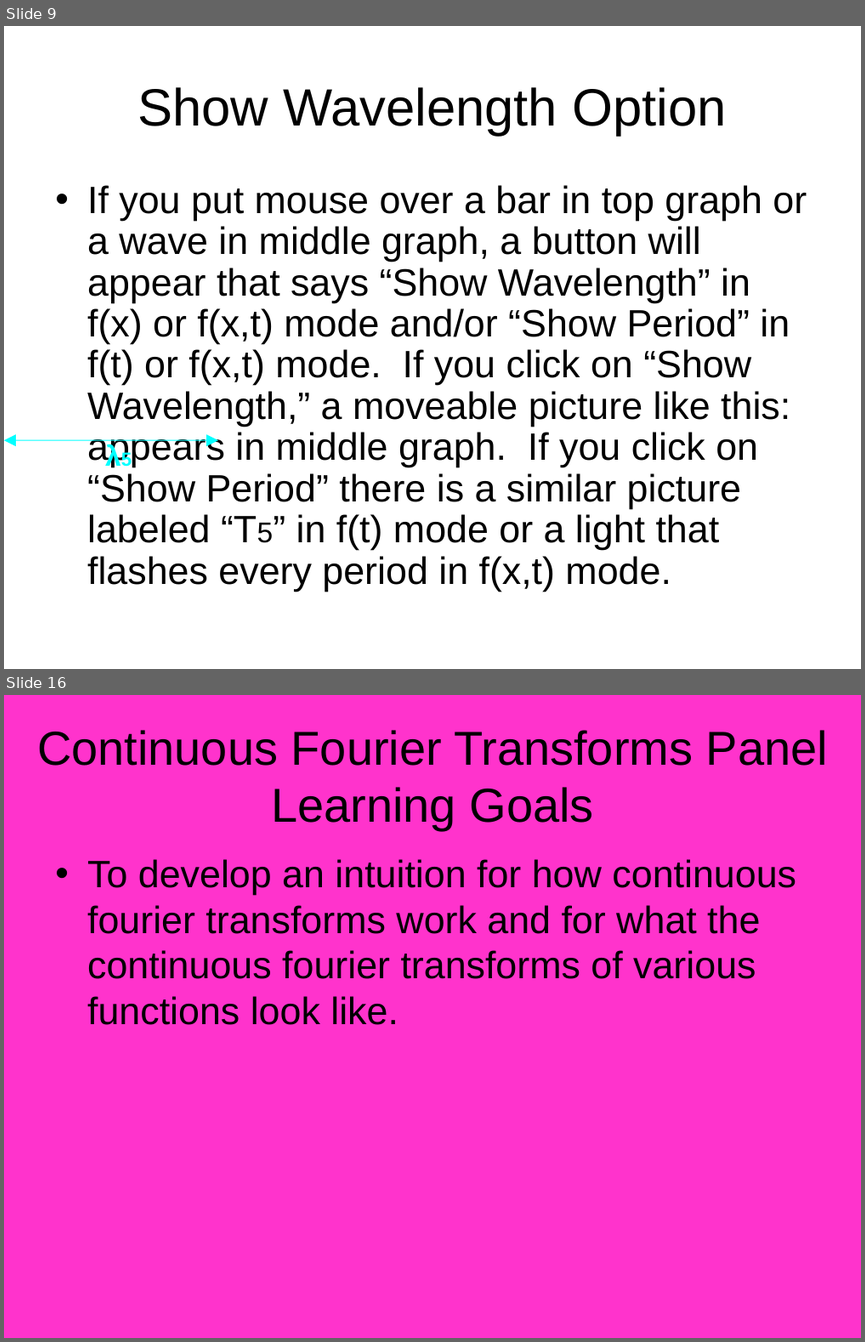
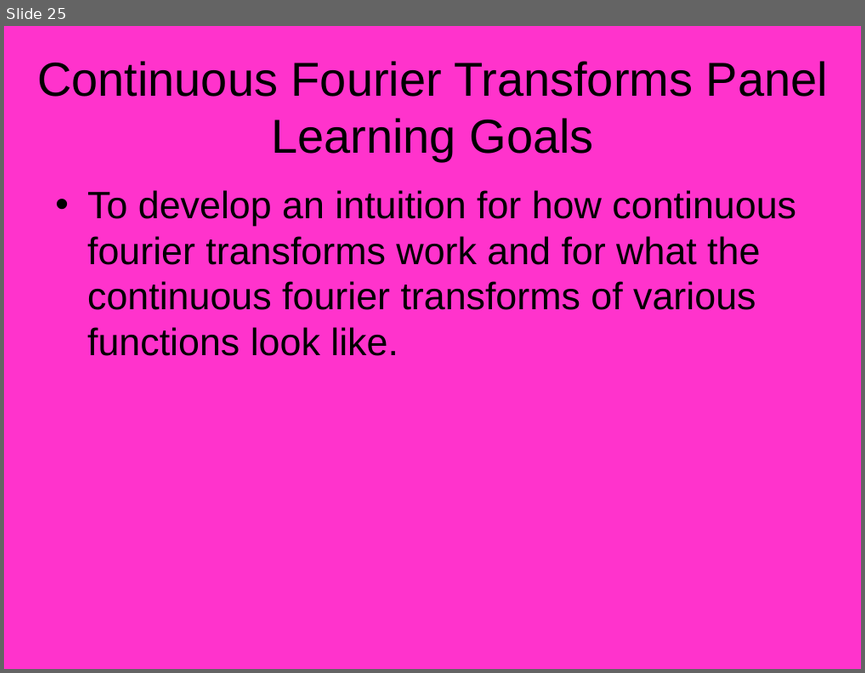
Before and after one commit to mleoking/PhET, a slide deck: fourier/doc/Fourier_Design_Outline.ppt. Shown one above the other, each under a label of ours: slides 9 and 16 before the commit, slide 25 after it; the slides between them are not shown. The pictures are 865x1342 and 865x673 pixels, drawn with LibreOffice and Linux fonts; fonts in the diff are those of the drawing. Boxes give left, top, right and bottom in pixels: in the first picture for what was removed or moved away, otherwise in the second. Text is boxed around its words. In the diff, an @@ line names an element or a change of style, - is before the commit and + after.

```diff
--- a/fourier/doc/Fourier_Design_Outline.ppt
+++ b/fourier/doc/Fourier_Design_Outline.ppt
@@ slide 9 removed at (4,26,861,669), background #FFFFFF @@
@@ title removed at (137,87,726,136) @@
-Show Wavelength Option
@@ text removed at (87,185,806,590) @@
-• If you put mouse over a bar in top graph or a wave in middle graph, a button will appear that says “Show Wavelength” in f(x) or f(x,t) mode and/or “Show Period” in f(t) or f(x,t) mode. If you click on “Show Wavelength,” a moveable picture like this: appears in middle graph. If you click on “Show Period” there is a similar picture labeled “T5” in f(t) mode or a light that flashes every period in f(x,t) mode.
@@ text removed at (97,433,146,476) @@
-λ5
@@ double arrow removed from (4, 440) to (218, 440) @@
@@ what was slide 16 is now slide 25 @@
```
Also in this commit, not shown: 11 slides changed, 16 slides added, 5 other slides removed.
